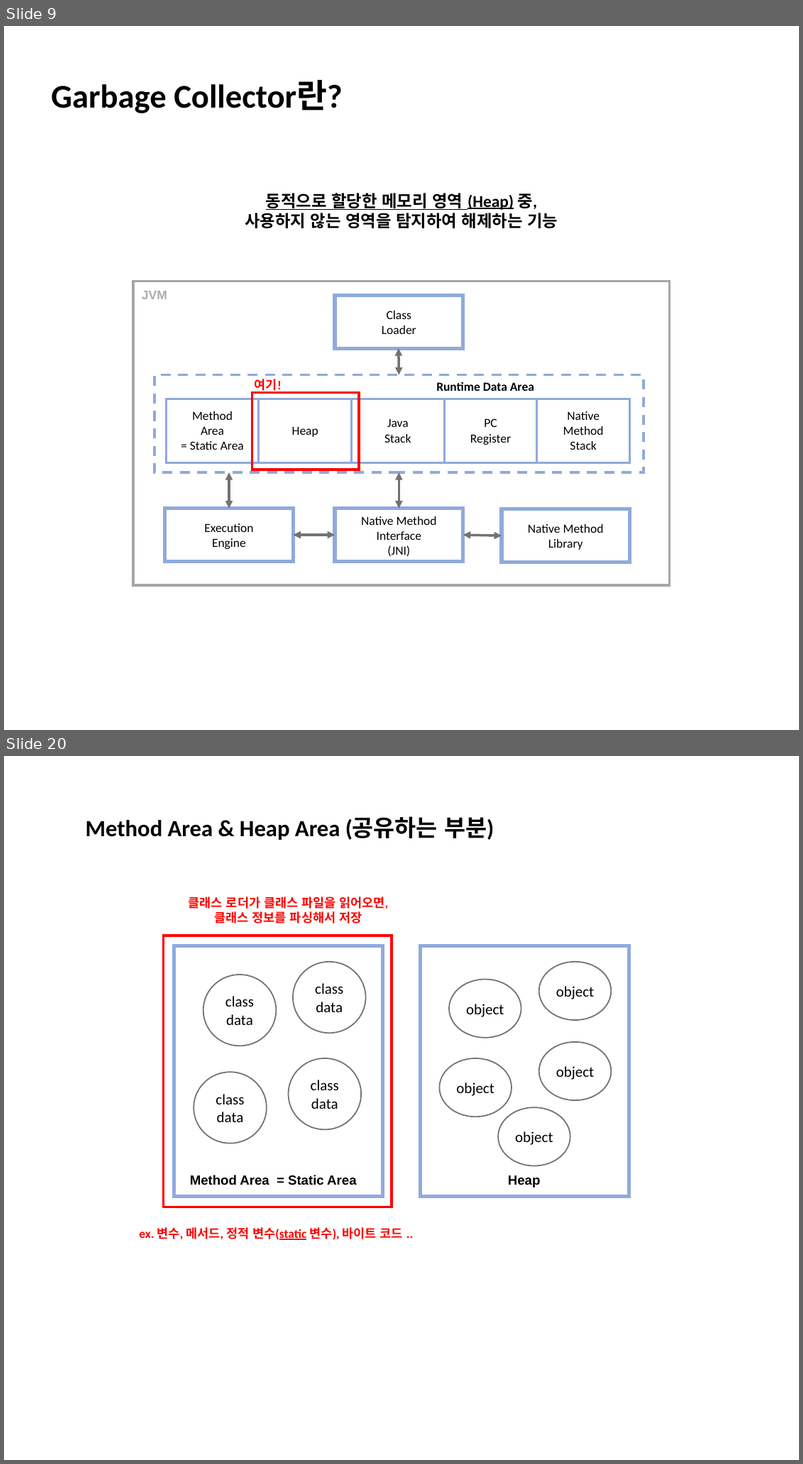
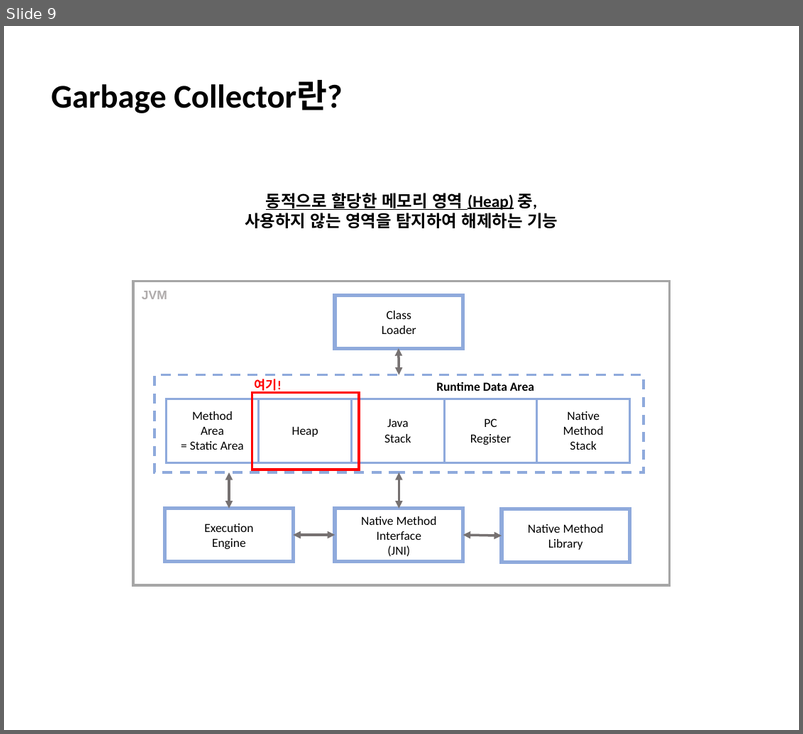
Before and after one commit to ChoSooMin/CS-Study, a slide deck: Java/Day 2_Garbage Collector.pptx. Shown one above the other, each under a label of ours: slides 9 and 20 before the commit, slide 9 after it; the slides between them are not shown. The pictures are 803x1464 and 803x734 pixels, drawn with LibreOffice and Linux fonts; fonts in the diff are those of the drawing. Boxes give left, top, right and bottom in pixels: in the first picture for what was removed or moved away, otherwise in the second. Text is boxed around its words. In the diff, an @@ line names an element or a change of style, - is before the commit and + after.

```diff
--- a/Java/Day 2_Garbage Collector.pptx
+++ b/Java/Day 2_Garbage Collector.pptx
@@ slide 20 removed at (4, 756, 799, 1460), background #FFFFFF @@
@@ text removed at (86, 817, 494, 840) @@
-Method Area & Heap Area (공유하는 부분)
@@ text removed at (189, 897, 388, 924) @@
-클래스 로더가 클래스 파일을 읽어오면,
-클래스 정보를 파싱해서 저장
@@ rectangle removed at (163, 936, 392, 1207) @@
@@ rectangle removed at (174, 946, 383, 1197) @@
@@ rectangle removed at (421, 946, 630, 1197) @@
@@ ellipse removed at (294, 962, 366, 1034) @@
-class
-data
@@ ellipse removed at (539, 962, 611, 1020) @@
-object
@@ ellipse removed at (204, 975, 276, 1046) @@
-class
-data
@@ ellipse removed at (449, 980, 521, 1038) @@
-object
@@ ellipse removed at (539, 1042, 611, 1101) @@
-object
@@ ellipse removed at (194, 1072, 267, 1144) @@
-class
-data
@@ ellipse removed at (289, 1058, 361, 1130) @@
-class
-data
@@ ellipse removed at (439, 1058, 512, 1117) @@
-object
@@ ellipse removed at (499, 1108, 571, 1166) @@
-object
@@ text removed at (190, 1175, 356, 1186) @@
-Method Area = Static Area
@@ text removed at (508, 1176, 540, 1188) @@
-Heap
@@ text removed at (139, 1227, 403, 1240) @@
-ex. 변수, 메서드, 정적 변수(static 변수), 바이트 코드 ..
```
Also in this commit, not shown: 7 slides changed, 31 slides added, 19 other slides removed.
